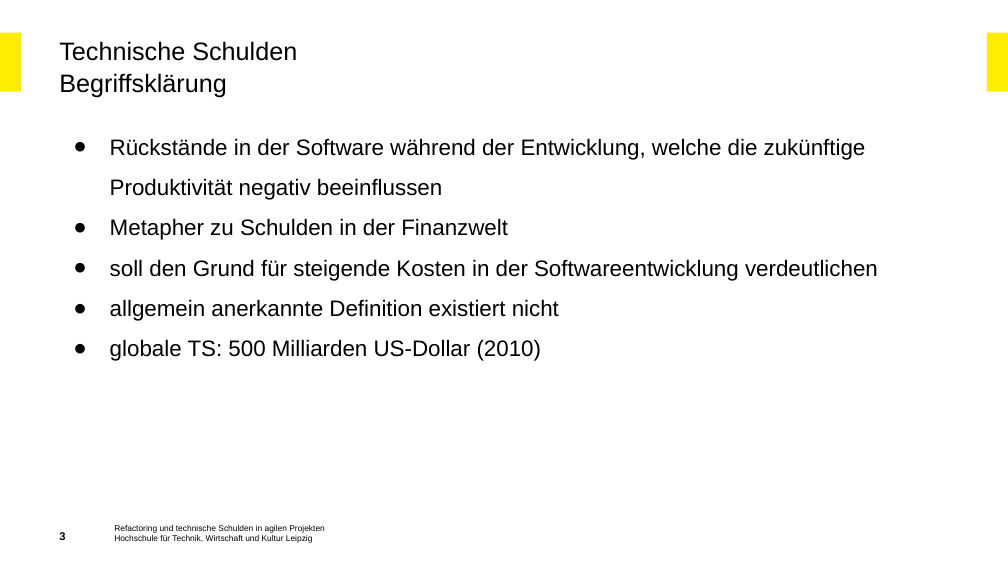
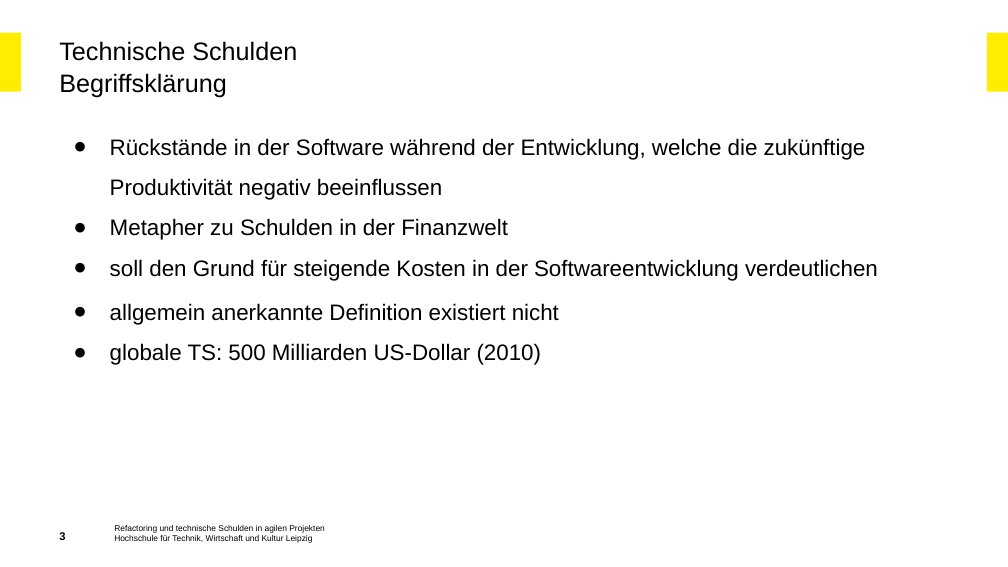
Before and after one commit to Beleg-03-Technische-Schulden/Abgabe, a slide deck: slide 3 of Beleg-03_Präsentation.pptx. Drawn at 1008x567 pixels with LibreOffice and Linux fonts; fonts in the diff are those of the drawing; background and template pictures are left out. Boxes give left, top, right and bottom in pixels: in the first picture for what was removed or moved away, otherwise in the second. Text is boxed around its words. In the diff, an @@ line names an element or a change of style, - is before the commit and + after.

```diff
--- a/Beleg-03_Präsentation.pptx
+++ b/Beleg-03_Präsentation.pptx
@@ text at (x1=110, y1=299, x2=559, y2=361): paragraphs removed @@
-● allgemein anerkannte Definition existiert nicht
-● globale TS: 500 Milliarden US-Dollar (2010)
@@ text added at (x1=110, y1=303, x2=559, y2=365), 16 pt, text #000000 @@
+● allgemein anerkannte Definition existiert nicht
+● globale TS: 500 Milliarden US-Dollar (2010)
```
Also in this commit, not shown: 13 other slides changed, 1 slide added, 2 slides removed.
